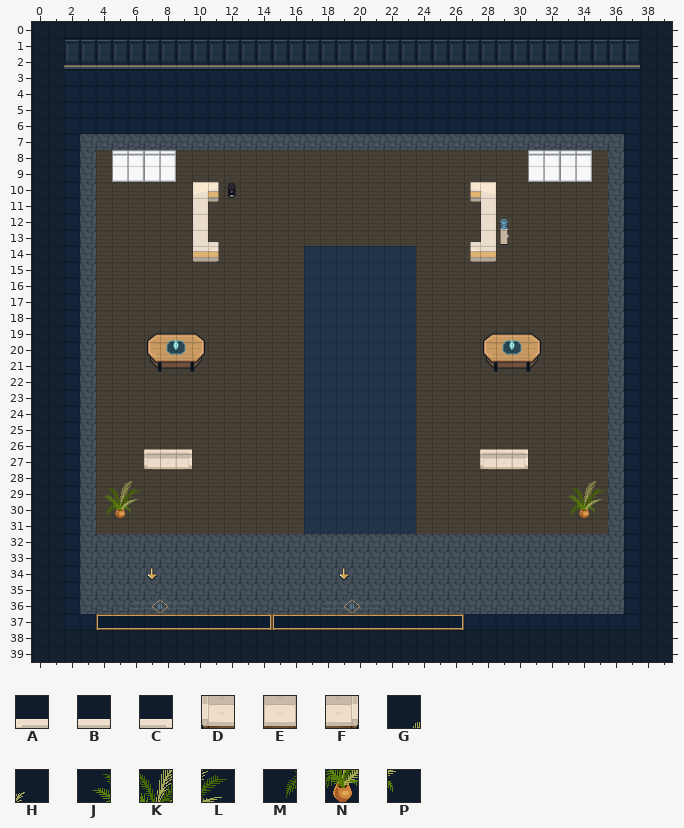
An edit to a level. Tiled map (JSON), maps/moon-cafe.tmj. That is the earlier state.
Cells are 32x32 px. Shown: x 0..39, y 0..39.
Key: from "art-7": A 0, B 1, C 2, D 13, E 14, F 15; from "art-8": G 61, H 62, J 72, K 73, L 74, M 84, N 85, P 86.
_ is an empty cell.
Layers that did not change in this view are not listed.
Layer "scenery-belowAvatar-1" before, first column x 0:
23 ________________________________________
24 ________________________________________
25 ________________________________________
26 _______ABC__________________ABC_________
27 _______DEF__________________DEF_________
28 ________________________________________
29 ________________________________________
30 ________________________________________
31 ________________________________________
32 ________________________________________
Layer "scenery-aboveAvatar-0" before, first column x 0:
21 ________________________________________
22 ________________________________________
23 ________________________________________
24 ________________________________________
25 ________________________________________
26 ________________________________________
27 ________________________________________
28 _____GH___________________________GH____
29 ____JKL__________________________JKL____
30 ____MNP__________________________MNP____
31 ________________________________________
32 ________________________________________
The same view after the edit:
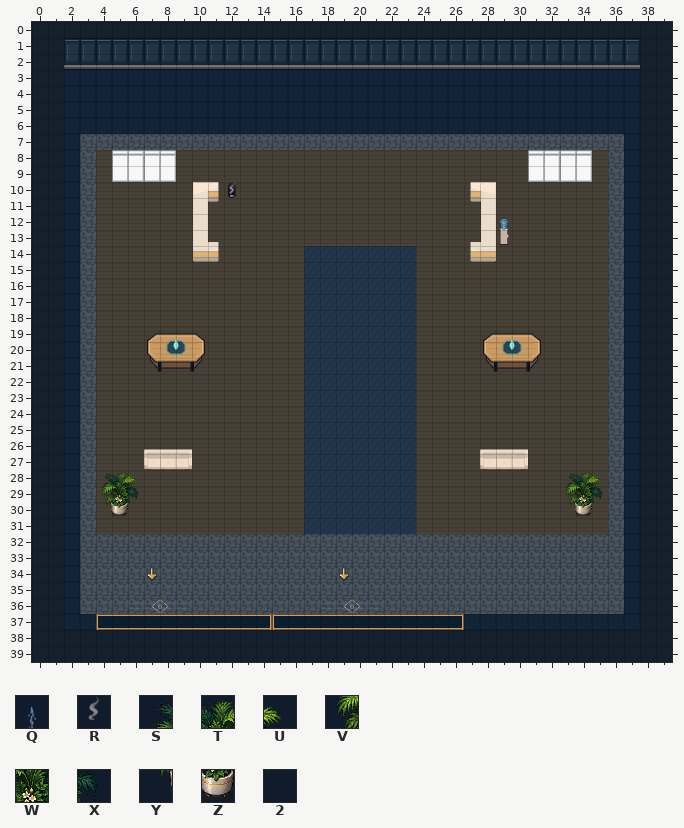
Further tiles: from "world-ambient-moon-cafe-bubble": Q 9; from "world-ambient-moon-cafe-steam-": R 18; from "world-ambient-plants": S 0, T 1, U 2, V 3, W 4, X 5, Y 6, Z 7, 2 8.
Tiles of an added or newly shown layer are drawn over the layers below it.
The exact change:
Changed rows in their new state; . is an unchanged cell.
Layer "scenery-belowAvatar-1":
first column x 4:
30 YZ2..........................YZ2
Layer "world-ambient-moon-cafe-steam-" (added):
first column x 12:
10 R
Layer "world-ambient-moon-cafe-bubble" (added):
first column x 29:
12 Q
Layer "scenery-aboveAvatar-0":
first column x 4:
28 STU..........................STU
29 VWX..........................VWX
30 ___..........................___
Changed places in both pictures, as pixel boxes (x1, y1, x2, y2):
added: (229, 182, 235, 194)
added: (502, 220, 506, 230)
changed: (101, 472, 141, 518)
changed: (565, 472, 605, 518)
